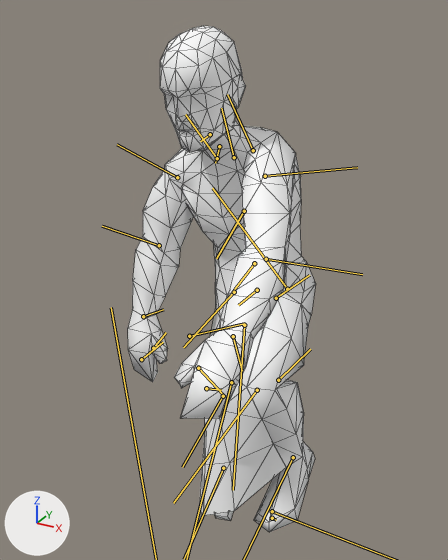
Before and after pictures for a commit that changed the FBX model media/Anims_X/BikeIdle.fbx.
Camera for both pictures: a 50 mm camera at (41.0, -94.0, 107.1) aimed at (-5.5, -9.5, 64.9). The lights are fixed; the arrows at lower left show +X, +Y and +Z. Both versions are drawn at frame 39 of the action 'BikeIdle'; the numbers are the values there. The bones that bend it are drawn over the model as lines. Mesh edges are drawn as thin lines.

The first picture shows 'Body'.
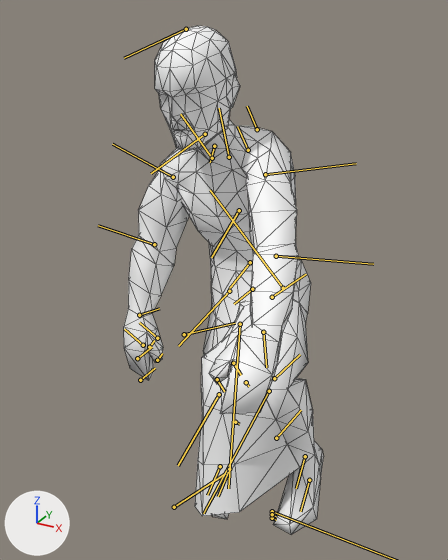
Where the change shows, as pixel boxes (x1, y1, x2, y2) in the pictures (448 x 560 px):
'Body', posed (6% wider)
    before: (128, 26, 316, 532)
    after: (124, 26, 324, 534)
bone 'Bip01_Pelvis', root to tip
    before: (257, 290) to (238, 305)
    after: (252, 289) to (234, 304)
bone 'Bip01_L_Thigh', root to tip
    before: (287, 289) to (212, 188)
    after: (283, 288) to (210, 190)
bone 'Bip01_L_Calf', root to tip
    before: (257, 390) to (173, 503)
    after: (269, 391) to (203, 513)
bone 'Bip01_L_Clavicle', root to tip
    before: (234, 157) to (221, 108)
    after: (229, 157) to (219, 108)
bone 'Bip01_L_Forearm', root to tip
    before: (266, 259) to (362, 274)
    after: (276, 256) to (373, 264)
bone 'Bip01_L_Hand', root to tip
    before: (233, 336) to (242, 370)
    after: (263, 332) to (266, 367)

What the commit changed:
Bone 'Bip01_Pelvis' (bone_bip01_pelvis) moves from (2.8, 3.5, -3.8) to (2.8, 3.5, -4.8).
Bone 'Bip01_L_Thigh' (bone_bip01_l_thigh) turns from (14, 22, 89) to (11, 29, 86) degrees about its own x, y and z.
Bone 'Bip01_L_Calf' (bone_bip01_l_calf) turns from (25, -17, -91) to (23, -14, -90) degrees about its own x, y and z.
Bone 'Bip01_L_Clavicle' (bone_bip01_l_clavicle) turns from (1, -34, -5) to (1, -26, -9) degrees about its own x, y and z.
Bone 'Bip01_L_Forearm' (bone_bip01_l_forearm) turns from (5, -17, -6) to (1, -20, -2) degrees about its own x, y and z.
Bone 'Bip01_L_Hand' (bone_bip01_l_hand) turns from (3, 9, -16) to (4, 14, -16) degrees about its own x, y and z.
